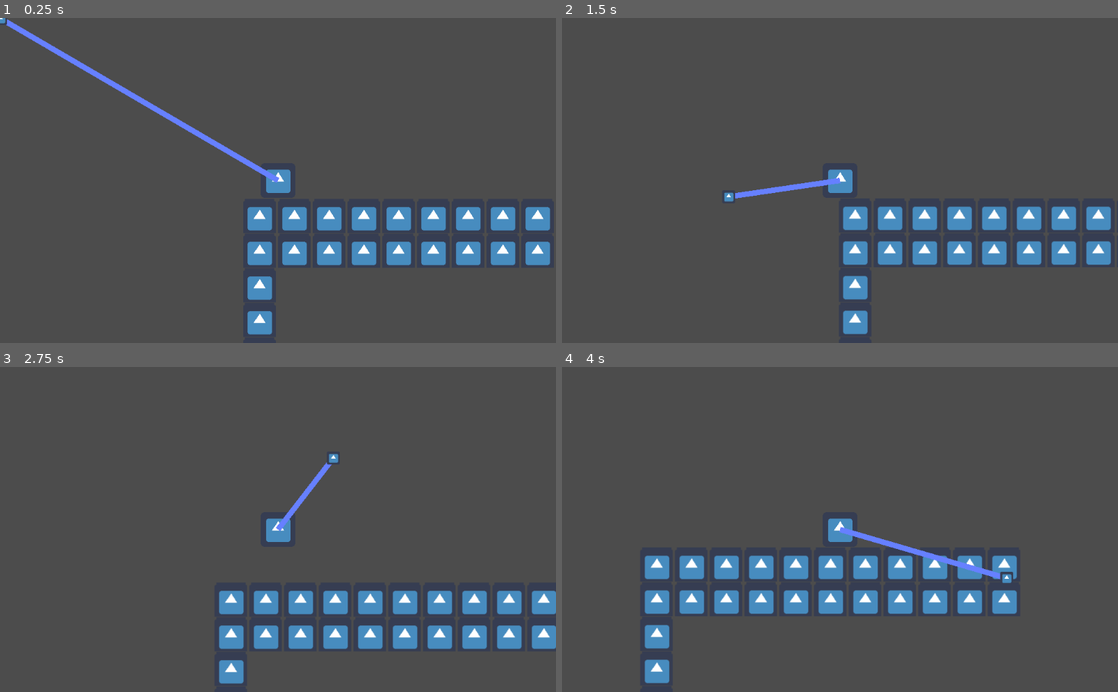
Above: before the commit, frames 1-4 (two rows, left to right).
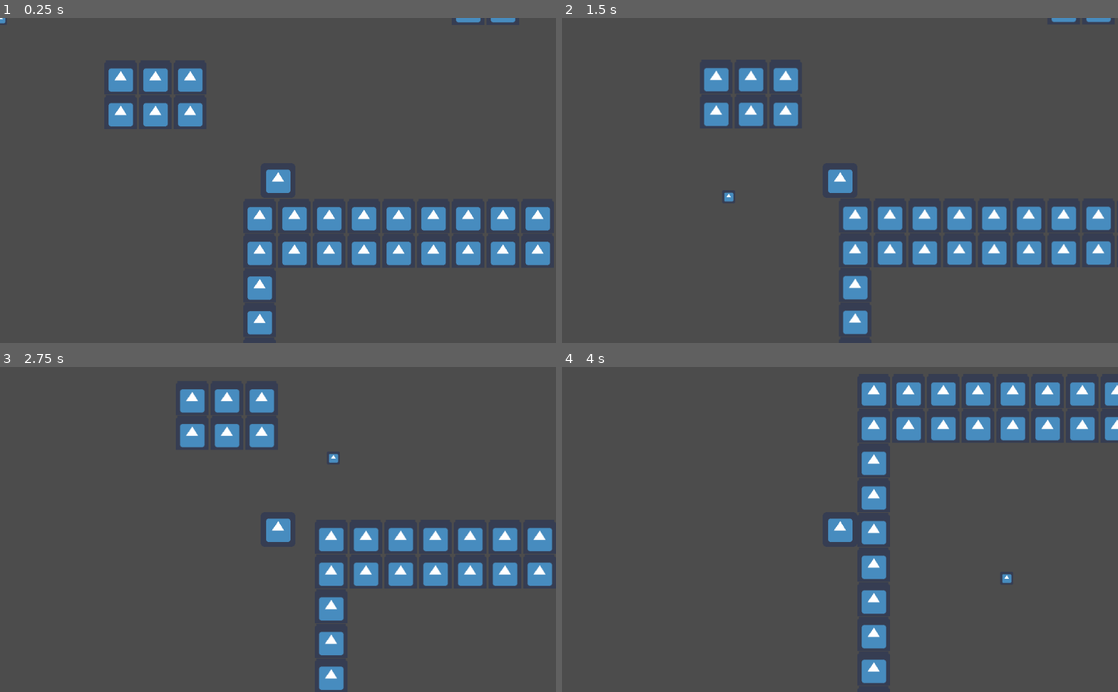
Above: after the commit, the same moments.

Repository: CtrlAltLeo/ProjectNinja
Game: Godot game, scene res://scenes/testing.tscn
Same seed, same stepped clock (60 frames per second), same inputs: the game is played once before the commit and once after it. The engine's default icon, where the game draws it, is replaced by a stand-in: a white triangle on a blue panel in a dark square.
Inputs (mouse positions are in pixels of both pictures, inside the frame that each line leads up to):
- Up to frame 1 (0.25 s): no input
- Up to frame 2 (1.5 s): move the mouse to (962, 164) at 0.52 s; hold A (A) 0.53-1.28 s; tap D (D) at 0.8, 1.35 s; move the mouse to (728, 196) at 1.27 s
- Up to frame 3 (2.75 s): click (166, 545) at 1.55 s; tap Enter at 2 s; move the mouse to (333, 458) at 2.02 s; hold A (A) from 2.03 s (still down); click (333, 458) at 2.1 s
- Up to frame 4 (4 s): move the mouse to (812, 594) at 2.77 s; release A (A) at 2.78 s; tap A (A) at 2.85 s; tap D (D) at 3.05 s; move the mouse to (1006, 578) at 3.52 s; hold D (D) from 3.53 s (still down); click (1006, 578) at 3.8 s

The runs differ from the first frame. In frame 1, 2.9% of the frame differs, in the area x 1-93%, y 0-51%; in frame 2, 2.4%; in frame 3, 14%; in frame 4, 15%, in the area x 14-100%, y 4-98%.

Commit message:
he zoomz

Diff:
--- a/ProjectNinja/code/cursor.gd
+++ b/ProjectNinja/code/cursor.gd
@@ -14,4 +14,7 @@
 
 func startLine():
 
-	get_parent().getVectorToCursor()
+	for body in $Area2D.get_overlapping_bodies():
+		if body.name == "TileMap":
+
+			get_parent().getVectorToCursor()
--- a/ProjectNinja/code/player.gd
+++ b/ProjectNinja/code/player.gd
@@ -54,7 +54,7 @@
 
 func getVectorToCursor():
 
-	var v = (cursor.position - self.position).normalized()
+	var v = (cursor.global_position - self.position).normalized()
 
 	grappleEffects = v
 	grappleSpeed = 500
--- a/ProjectNinja/scenes/cursor.tscn
+++ b/ProjectNinja/scenes/cursor.tscn
@@ -1,7 +1,9 @@
-[gd_scene load_steps=3 format=2]
+[gd_scene load_steps=4 format=2]
 
 [ext_resource path="res://icon.png" type="Texture" id=1]
 [ext_resource path="res://code/cursor.gd" type="Script" id=2]
+
+[sub_resource type="CircleShape2D" id=1]
 
 [node name="cursor" type="Node2D"]
 script = ExtResource( 2 )
@@ -9,3 +11,8 @@
 [node name="Sprite" type="Sprite" parent="."]
 scale = Vector2( 0.373208, 0.373208 )
 texture = ExtResource( 1 )
+
+[node name="Area2D" type="Area2D" parent="."]
+
+[node name="CollisionShape2D" type="CollisionShape2D" parent="Area2D"]
+shape = SubResource( 1 )
--- a/ProjectNinja/scenes/grapple.gd
+++ b/ProjectNinja/scenes/grapple.gd
@@ -10,7 +10,7 @@
 func _process(delta):
 
 	line.set_point_position(0, self.position)
-	line.set_point_position(1, get_parent().cursor.position)
+	line.set_point_position(1, get_parent().grappleEffects * 100)
 
 
 func startGrapple(direction):
--- a/ProjectNinja/scenes/testing.tscn
+++ b/ProjectNinja/scenes/testing.tscn
@@ -34,6 +34,6 @@
 [node name="TileMap" type="TileMap" parent="."]
 tile_set = SubResource( 2 )
 format = 1
-tile_data = PoolIntArray( 131071, 0, 0, 65536, 0, 0, 65537, 0, 0,  …(562 unchanged characters)…
+tile_data = PoolIntArray( -458747, 0, 0, -458746, 0, 0, -393211, 0, 0, -393210, 0, 0, -327675, 0, 0, -327674, 0, 0, -131077, 0, 0, -131076, 0, 0, -131075, 0, 0, -196597, 0, 0, -65541, 0, 0, -65540, 0, 0, -65539, 0, 0, -131061, 0, 0, -65525, 0, 0, 131071, 0, 0, 65536, 0, 0, 65537, 0, 0,  …(562 unchanged characters)…
 
 [node name="player" parent="." instance=ExtResource( 1 )]
